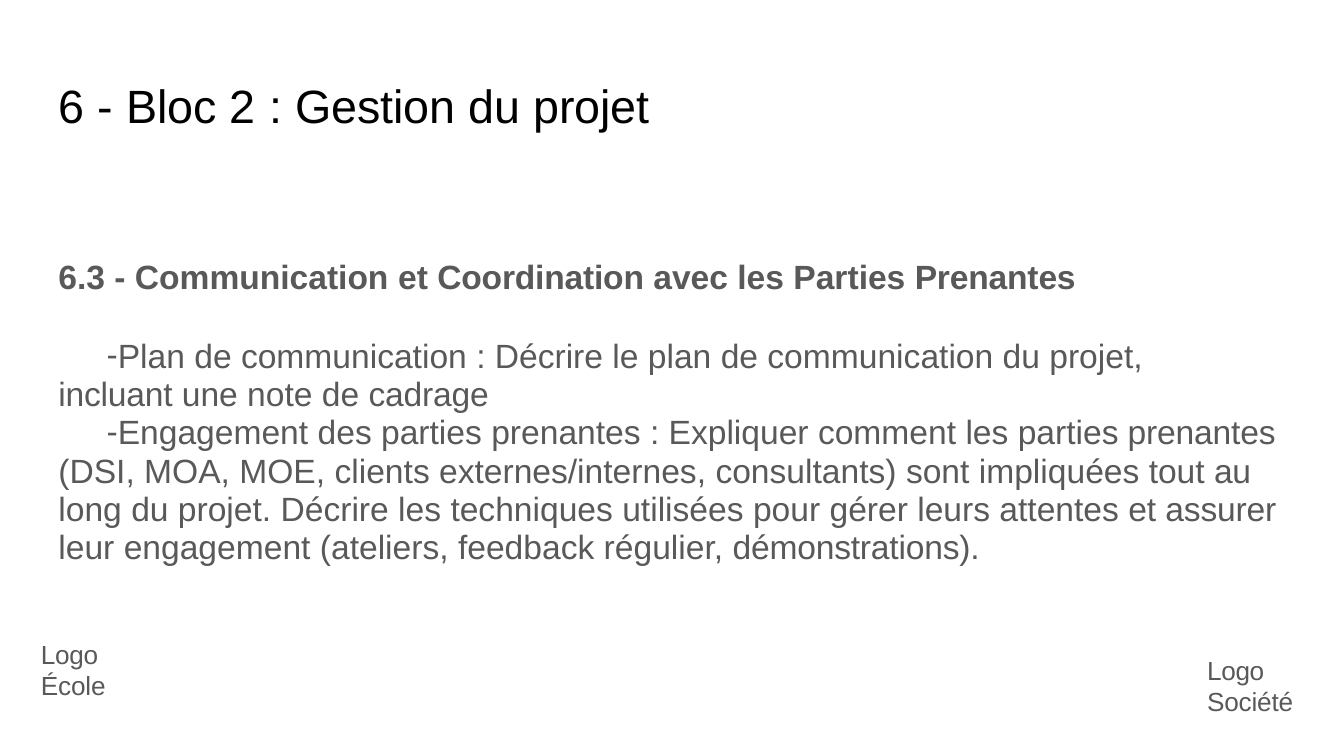
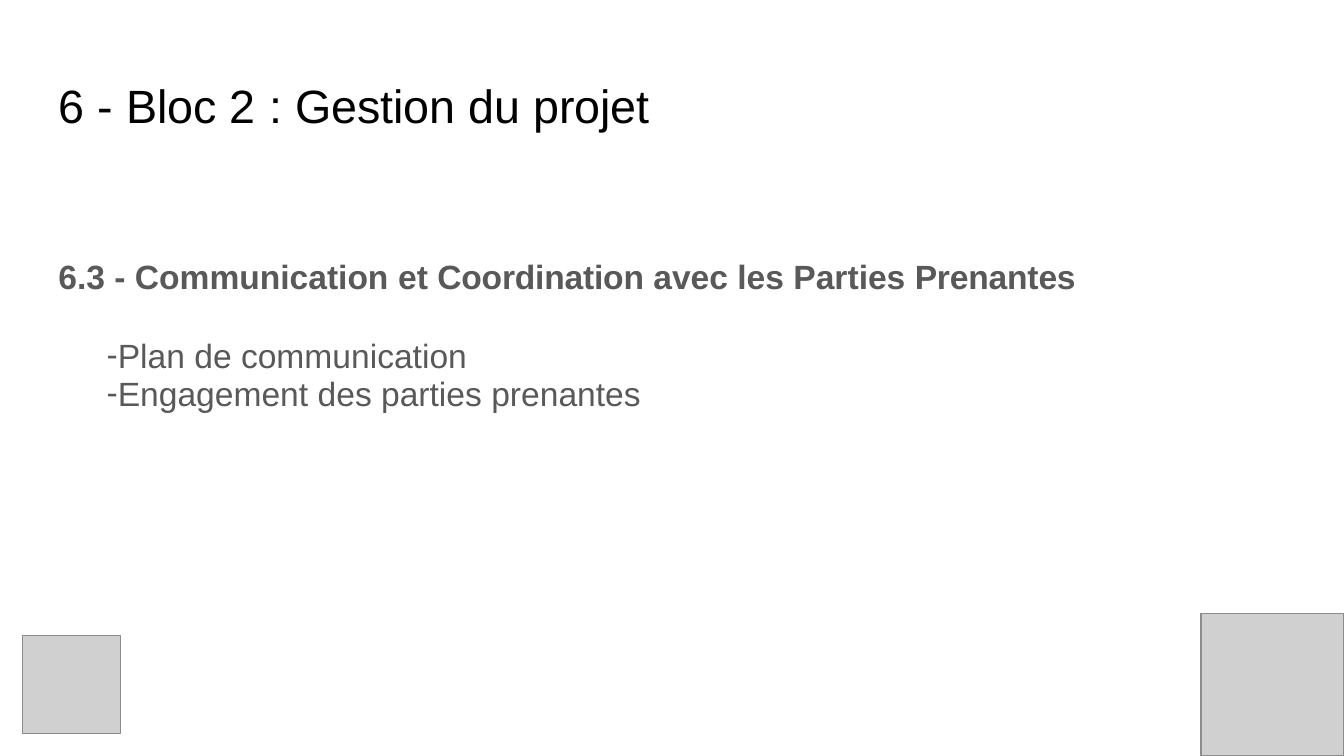
Before and after one commit to TheGeogeo/m2_ia_perso, a slide deck: slide 20 of A rendre/Georges_Coudrier_exam_slides.pptx. Drawn at 1344x756 pixels with LibreOffice and Linux fonts; fonts in the diff are those of the drawing; grey boxes stand for pictures. Boxes give left, top, right and bottom in pixels: in the first picture for what was removed or moved away, otherwise in the second. Text is boxed around its words. In the diff, an @@ line names an element or a change of style, - is before the commit and + after.

```diff
--- a/A rendre/Georges_Coudrier_exam_slides.pptx
+++ b/A rendre/Georges_Coudrier_exam_slides.pptx
@@ text at box(107, 343, 640, 413): text changed @@
-– Plan de communication : Décrire le plan de communication du projet, incluant une note de cadrage
-– Engagement des parties prenantes : Expliquer comment les parties prenantes (DSI, MOA, MOE, clients externes/internes, consultants) sont impliquées tout au long du projet. Décrire les techniques utilisées pour gérer leurs attentes et assurer leur engagement (ateliers, feedback régulier, démonstrations).
+– Plan de communication
+– Engagement des parties prenantes
@@ picture added at box(1202, 613, 1344, 755) @@
@@ picture added at box(23, 636, 121, 734) @@
@@ text removed at box(41, 646, 106, 695) @@
-Logo École
@@ text removed at box(1207, 662, 1293, 711) @@
-Logo Société
```
Also in this commit, not shown: 7 other slides changed, 1 slide removed.
